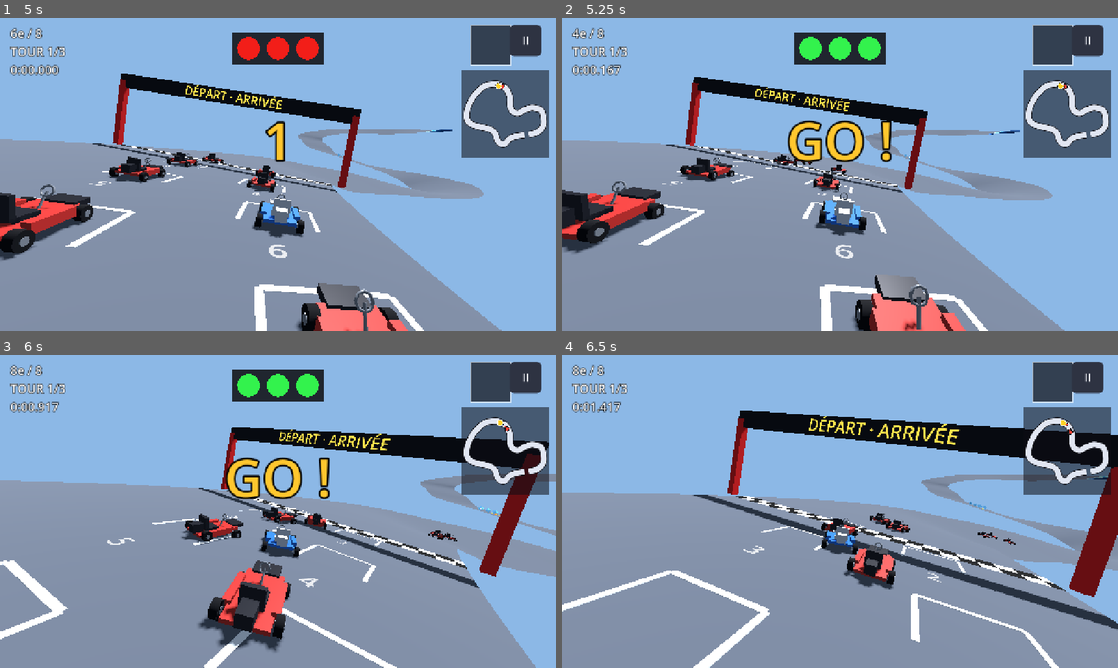
Above: before the commit, frames 1-4 (two rows, left to right).
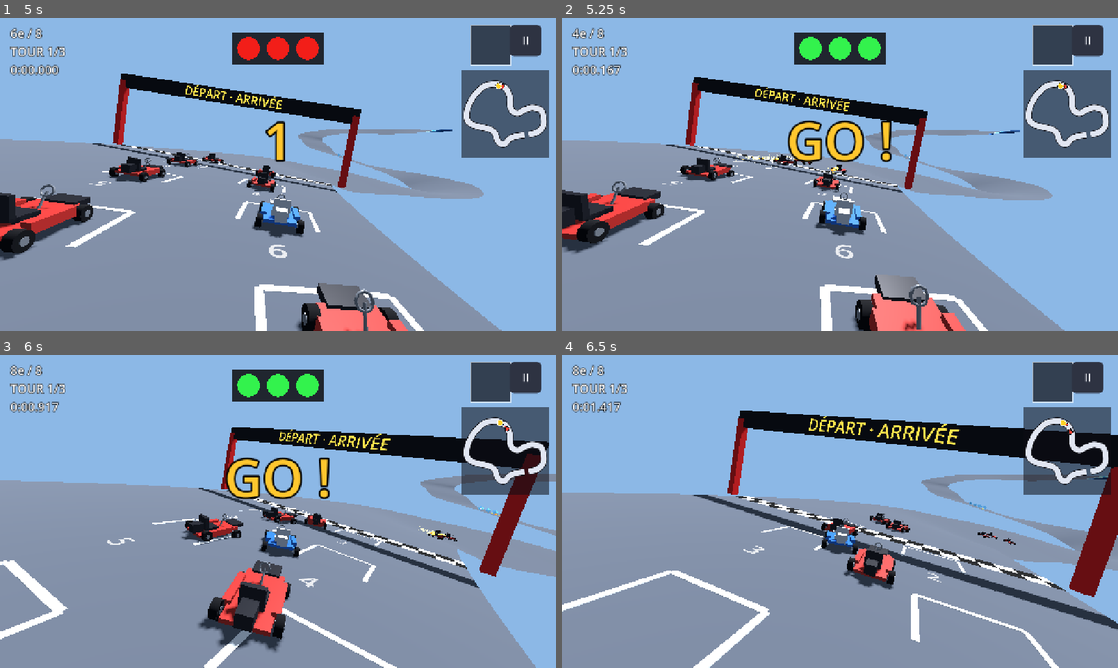
Above: after the commit, the same moments.

Repository: Ajustor/superKart
Game: Godot game, scene res://scenes/race.tscn
The game is run twice, just before and just after one commit, with the same random seed, the same clock (stepped at 60 frames per second) and the same inputs. This scene is started directly instead of the project's main scene.
Inputs (mouse positions are in pixels of both pictures, inside the frame that each line leads up to):
- Up to frame 1 (5 s): tap Enter at 0.5 s; move the mouse to (400, 158) at 0.52 s; hold Right (steer_right) 0.53-1.25 s; hold Space (drift) 0.53-1.25 s; click (400, 158) at 0.67 s; tap Up (throttle) at 0.8, 3.8 s; click "II" at 1.25 s; click "Recommencer" at 2 s; drag from (166, 190) to (250, 237) at 2.77 s; tap Space (drift) at 3.5 s; move the mouse to (333, 105) at 3.52 s; hold Right (steer_right) 3.53-4.25 s; hold Space (drift) 3.53-4.25 s; drag from (250, 237) to (111, 127) at 4.27 s
- Up to frame 2 (5.25 s): move the mouse to (1006, 221) at 5.02 s; hold Left (steer_left) from 5.03 s (still down); hold Up (throttle) from 5.03 s (still down); tap Ctrl (use_item) at 5.1 s
- Up to frame 3 (6 s): release Left (steer_left) at 5.75 s; release Up (throttle) at 5.75 s; drag from (111, 464) to (194, 433) at 5.77 s
- Up to frame 4 (6.5 s): no input

Frame 1 is identical in both runs. In frame 2, less than 0.1% of the frame differs, in the area x 30-50%, y 43-50%; in frame 3, less than 0.1%; in frame 4, nothing differs.

Commit message:
Dérapage façon Mario Kart
- Un appui sur DRIFT fait toujours sauter le kart ; c'est pendant le saut
  qu'on choisit son côté. Sans direction à l'atterrissage, ce n'était qu'un
  saut. Bouton tenu sans braquer : un seul saut, pas de sautillement.
- Serrer le virage charge le mini-turbo plus vite ; contre-braquer le
  charge au ralenti (55 %).
- Contre-braquer élargit la glisse au lieu de la casser : seuls la vitesse
  et les murs l'interrompent.
- Chaque palier franchi est annoncé : un « ding » plus aigu de palier en
  palier, une gerbe d'étincelles plus fournie. Un souffle au lâcher.
- Flammes aux pots pendant un turbo, de la couleur de sa force.

Co-Authored-By: Claude Opus 5.5 <noreply@anthropic.com>
Claude-Session: https://claude.ai/code/session_01MSZmi6hTcr7pxStusqEuw9

Diff:
--- a/scripts/audio/race_sounds.gd
+++ b/scripts/audio/race_sounds.gd
@@ -64,7 +64,19 @@
 	# plus haut aurait retardé tout le reste.
 	if _session.entries.is_empty():
 		await _session.grille_prete
-	_session.entries[0].kart.figure.connect(func() -> void: _jouer_objet(_session.entries[0], _figure))
+	var joueur := _session.entries[0]
+	joueur.kart.figure.connect(func() -> void: _jouer_objet(joueur, _figure))
+	# Un « ding » à chaque palier de glisse, plus aigu de palier en palier,
+	# puis un souffle au lâcher.
+	var dings := [
+		Synth.notes([[1047.0, 0.07]], 0.3),
+		Synth.notes([[1319.0, 0.07]], 0.33),
+		Synth.notes([[1568.0, 0.05], [2093.0, 0.08]], 0.36),
+	]
+	var souffle := Synth.notes([[392.0, 0.03], [523.0, 0.03], [784.0, 0.1]], 0.35)
+	joueur.kart.motor.palier_atteint.connect(func(p: int) -> void:
+		_jouer_objet(joueur, dings[mini(p, 3) - 1]))
+	joueur.kart.motor.mini_turbo.connect(func(_p: int) -> void: _jouer_objet(joueur, souffle))
 
 
 ## Seulement pour le joueur : entendre sept adversaires ramasser des boîtes ne
--- a/scripts/kart/kart_motor.gd
+++ b/scripts/kart/kart_motor.gd
@@ -35,6 +35,14 @@
 ## Temps restant en tête-à-queue. Un compteur et non une machine à états de
 ## plus, comme le prévoyait la spec : l'état STUNNED existait déjà.
 var stun_timer: float = 0.0
+## Un palier de charge vient d'être franchi pendant la glisse : les
+## étincelles changent de couleur, un son l'annonce.
+signal palier_atteint(palier: int)
+## Une glisse relâchée assez chargée : le mini-turbo part.
+signal mini_turbo(palier: int)
+
+var palier_courant: int = 0
+var _derapage_avant: bool = false
 var _drift_locked_out: bool = false   ## une glisse cassée bloque jusqu'au relâchement
 
 
@@ -49,6 +57,11 @@
 
 
 func step(cmd: KartCommand, delta: float) -> void:
+	_pas(cmd, delta)
+	_derapage_avant = cmd.drift
+
+
+func _pas(cmd: KartCommand, delta: float) -> void:
 	boost_timer = maxf(boost_timer - delta, 0.0)
 	if boost_timer == 0.0:
 		# Sans ça, la force d'un palier 3 terminé s'appliquerait au turbo
@@ -119,36 +132,52 @@
 	heading = velocity_dir
 
 
+## Un appui sur DRIFT fait toujours sauter le kart, braquage ou pas : c'est
+## pendant le saut qu'on choisit son côté, comme dans Mario Kart. Sans
+## direction à l'atterrissage, ce n'était qu'un saut.
+##
+## Tenu sans braquer, le bouton ne refait pas sauter en boucle : seul un
+## nouvel appui, ou un braquage bouton tenu, lance un saut.
 func _try_enter_drift(cmd: KartCommand) -> void:
 	if not cmd.drift:
 		return
 	if _drift_locked_out:
 		return
-	if absf(cmd.steer) < STEER_DEADZONE:
-		return
 	if speed < stats.min_drift_speed:
+		return
+	var braque := absf(cmd.steer) >= STEER_DEADZONE
+	if not braque and _derapage_avant:
 		return
 	state = State.HOP
 	hop_timer = stats.hop_duration
-	drift_dir = 1 if cmd.steer > 0.0 else -1
+	drift_dir = (1 if cmd.steer > 0.0 else -1) if braque else 0
 
 
 func _update_hop(cmd: KartCommand, delta: float) -> void:
+	# Le côté se choisit jusqu'à l'atterrissage : le dernier braquage l'emporte.
+	if absf(cmd.steer) >= STEER_DEADZONE:
+		drift_dir = 1 if cmd.steer > 0.0 else -1
 	hop_timer -= delta
 	if hop_timer > 0.0:
 		return
-	if cmd.drift:
+	if cmd.drift and drift_dir != 0:
 		state = State.DRIFT
 		hop_timer = 0.0
 		drift_charge = 0.0
 		drift_angle = 0.0
+		palier_courant = 0
 	else:
+		# Un simple saut. Bouton encore tenu : il faudra le relâcher pour en
+		# refaire un, sans quoi le kart sautillerait tout seul.
+		if cmd.drift:
+			_drift_locked_out = true
 		_end_drift()
 
 
 ## Retour en adhérence, sans turbo. Utilisé par les annulations.
 func _end_drift() -> void:
 	state = State.GRIP
+	palier_courant = 0
 	drift_dir = 0
 	drift_charge = 0.0
 	drift_angle = 0.0
@@ -175,7 +204,12 @@
 	velocity_dir += float(drift_dir) * stats.drift_turn_rate * courbure * delta
 	heading = velocity_dir + float(drift_dir) * drift_angle
 
-	drift_charge += delta
+	# Serrer le virage charge plus vite ; contre-braquer, plus lentement.
+	drift_charge += delta * lerpf(stats.charge_au_contre_braquage, 1.0, t)
+	var palier := tier_for_charge(drift_charge)
+	if palier > palier_courant:
+		palier_courant = palier
+		palier_atteint.emit(palier)
 
 	if not cmd.drift:
 		_release_drift()
@@ -187,8 +221,10 @@
 
 
 ## Une glisse cassée ne rapporte rien, quel que soit son niveau de charge.
-func _drift_is_broken(inward: float) -> bool:
-	return speed < stats.min_drift_speed or inward < -0.8
+## Seule la vitesse la casse (ou un mur) : contre-braquer élargit la glisse,
+## il ne l'interrompt pas — c'est ce qui permet de la tenir tout un virage.
+func _drift_is_broken(_inward: float) -> bool:
+	return speed < stats.min_drift_speed
 
 
 ## Nombre de paliers franchis pour une charge donnée. 0 = aucun turbo.
@@ -213,6 +249,7 @@
 		# turbo encore en cours.
 		boost_timer = maxf(boost_timer, stats.boost_durations[tier - 1])
 		boost_multiplier = maxf(boost_multiplier, stats.boost_speed_multipliers[tier - 1])
+		mini_turbo.emit(tier)
 	_end_drift()
 
 
--- a/scripts/kart/kart_stats.gd
+++ b/scripts/kart/kart_stats.gd
@@ -38,6 +38,12 @@
 ## invisible, à 15 cm. Le début de la glisse coïncide toujours avec
 ## l'atterrissage, puisque hop_impulse est dérivée de cette durée.
 @export var hop_duration: float = 0.20
+
+## La charge du mini-turbo monte plus vite quand on serre le virage : braquer
+## vers l'intérieur la fait monter à plein régime (1), contre-braquer au
+## ralenti. C'est le cœur du dérapage de Mario Kart : la glisse serrée est
+## plus difficile à tenir, elle rapporte plus vite.
+@export var charge_au_contre_braquage: float = 0.55
 
 @export_group("Dérapage — apparence")
 ## Ces trois-là ne touchent que l'angle affiché de la caisse, pas la
--- a/scripts/kart/kart_visuals.gd
+++ b/scripts/kart/kart_visuals.gd
@@ -29,6 +29,8 @@
 var _figure: float = -1.0
 const DUREE_FIGURE := 0.45
 var _poussiere: CPUParticles3D
+var _flammes: CPUParticles3D
+var _matiere_flammes: StandardMaterial3D
 
 
 func _ready() -> void:
@@ -50,6 +52,8 @@
 	_kart.figure.connect(func() -> void: _figure = 0.0)
 	_poussiere = _creer_poussiere()
 	add_child(_poussiere)
+	_flammes = _creer_flammes()
+	add_child(_flammes)
 
 
 func _process(delta: float) -> void:
@@ -58,6 +62,7 @@
 	_update_sparks(motor)
 	# De la poussière sous les roues hors piste : on sent qu'on y perd.
 	_poussiere.emitting = motor.on_offroad and _kart.au_sol and absf(motor.speed) > 5.0
+	_update_flammes(motor)
 
 
 func _update_lean(motor: KartMotor, delta: float) -> void:
@@ -94,6 +99,9 @@
 	var color: Color = TIER_COLORS[mini(tier, TIER_COLORS.size()) - 1]
 	if _spark_material.albedo_color != color:
 		_spark_material.albedo_color = color
+	# Plus le palier est haut, plus la gerbe est fournie : on la lit du coin
+	# de l'œil, sans regarder la couleur.
+	_sparks.amount_ratio = [0.35, 0.7, 1.0][mini(tier, 3) - 1]
 
 
 ## Peu de particules, calculées par le processeur : quelques nuages beiges
@@ -128,3 +136,50 @@
 	forme.material = matiere
 	p.mesh = forme
 	return p
+
+
+## Des flammes aux pots d'échappement pendant un turbo, de la couleur de sa
+## force : bleu pour un petit mini-turbo, orange pour un moyen ou un
+## champignon, magenta pour le plus fort.
+func _update_flammes(motor: KartMotor) -> void:
+	var turbo := motor.boost_timer > 0.0
+	_flammes.emitting = turbo
+	if not turbo:
+		return
+	var couleur: Color = TIER_COLORS[0]
+	if motor.boost_multiplier >= 1.45:
+		couleur = TIER_COLORS[2]
+	elif motor.boost_multiplier >= 1.3:
+		couleur = TIER_COLORS[1]
+	_matiere_flammes.albedo_color = couleur
+
+
+func _creer_flammes() -> CPUParticles3D:
+	var p := CPUParticles3D.new()
+	p.emitting = false
+	p.amount = 24
+	p.lifetime = 0.18
+	p.position = Vector3(0.0, 0.45, 1.05)
+	p.direction = Vector3(0.0, 0.1, 1.0)
+	p.spread = 12.0
+	p.initial_velocity_min = 5.0
+	p.initial_velocity_max = 8.0
+	p.gravity = Vector3.ZERO
+	p.scale_amount_min = 0.5
+	p.scale_amount_max = 0.9
+	var courbe := Curve.new()
+	courbe.add_point(Vector2(0.0, 1.0))
+	courbe.add_point(Vector2(1.0, 0.2))
+	p.scale_amount_curve = courbe
+	var forme := SphereMesh.new()
+	forme.radius = 0.16
+	forme.height = 0.32
+	forme.radial_segments = 6
+	forme.rings = 3
+	_matiere_flammes = StandardMaterial3D.new()
+	_matiere_flammes.shading_mode = BaseMaterial3D.SHADING_MODE_UNSHADED
+	_matiere_flammes.blend_mode = BaseMaterial3D.BLEND_MODE_ADD
+	_matiere_flammes.albedo_color = TIER_COLORS[0]
+	forme.material = _matiere_flammes
+	p.mesh = forme
+	return p
--- a/tests/test_kart_motor.gd
+++ b/tests/test_kart_motor.gd
@@ -143,12 +143,39 @@
 	assert_eq(motor.drift_dir, -1, "le sens ne change pas en cours de glisse")
 
 
-func test_pas_de_derapage_sans_braquage() -> void:
-	cmd.throttle = 1.0
-	_run(5.0)
-	cmd.drift = true
-	_run(0.5)
-	assert_eq(motor.state, KartMotor.State.GRIP, "le dérapage exige un braquage")
+func test_sans_braquage_ce_n_est_qu_un_saut() -> void:
+	cmd.throttle = 1.0
+	_run(5.0)
+	cmd.drift = true
+	motor.step(cmd, 1.0 / 60.0)
+	assert_eq(motor.state, KartMotor.State.HOP, "un appui fait toujours sauter, comme dans Mario Kart")
+	_run(0.5)
+	assert_eq(motor.state, KartMotor.State.GRIP, "sans direction à l'atterrissage, pas de glisse")
+
+
+func test_le_cote_se_choisit_pendant_le_saut() -> void:
+	cmd.throttle = 1.0
+	_run(5.0)
+	cmd.drift = true
+	motor.step(cmd, 1.0 / 60.0)
+	cmd.steer = -1.0          # on braque une fois en l'air
+	_run(stats.hop_duration + 0.1)
+	assert_eq(motor.state, KartMotor.State.DRIFT)
+	assert_eq(motor.drift_dir, -1, "le braquage pendant le saut décide du côté")
+
+
+func test_bouton_tenu_sans_braquer_le_kart_ne_sautille_pas() -> void:
+	cmd.throttle = 1.0
+	_run(5.0)
+	cmd.drift = true
+	var sauts := 0
+	var avant := motor.state
+	for i in 120:
+		motor.step(cmd, 1.0 / 60.0)
+		if motor.state == KartMotor.State.HOP and avant != KartMotor.State.HOP:
+			sauts += 1
+		avant = motor.state
+	assert_eq(sauts, 1, "un seul saut par appui")
 
 
 func test_pas_de_derapage_sous_la_vitesse_minimale() -> void:
@@ -187,9 +214,8 @@
 
 func test_l_angle_de_glisse_reste_dans_la_fourchette() -> void:
 	_enter_drift(1)
-	# On reste au-dessus de -0.8 : au-delà, le contre-braquage annule la glisse
-	# et l'angle retombe à zéro (cf. Task 8).
-	for braquage in [-0.7, -0.3, 0.0, 0.5, 1.0]:
+	# Le contre-braquage ne casse plus la glisse : toute la plage compte.
+	for braquage in [-1.0, -0.7, -0.3, 0.0, 0.5, 1.0]:
 		cmd.steer = braquage
 		_run(0.5)
 		var degres := rad_to_deg(motor.drift_angle)
@@ -301,13 +327,36 @@
 		"à gauche, la caisse se décale du côté opposé")
 
 
-func test_le_contre_braquage_annule_le_derapage_sans_turbo() -> void:
-	_enter_drift(1)
-	_run(stats.drift_tiers[2] + 0.5)
+func test_le_contre_braquage_elargit_la_glisse_sans_la_casser() -> void:
+	_enter_drift(1)
 	cmd.steer = -1.0
-	_run(0.2)
-	assert_eq(motor.state, KartMotor.State.GRIP, "contre-braquer casse la glisse")
-	assert_eq(motor.boost_timer, 0.0, "une glisse cassée ne rapporte rien, même chargée à fond")
+	var depart := motor.velocity_dir
+	_run(0.5)
+	assert_eq(motor.state, KartMotor.State.DRIFT, "contre-braquer élargit, comme dans Mario Kart")
+	assert_gt(motor.velocity_dir, depart, "la glisse tourne toujours du même côté, plus large")
+
+
+func test_serrer_le_virage_charge_plus_vite() -> void:
+	_enter_drift(1)
+	cmd.steer = 1.0
+	motor.drift_charge = 0.0
+	_run(0.5)
+	var serre := motor.drift_charge
+	cmd.steer = -1.0
+	motor.drift_charge = 0.0
+	_run(0.5)
+	assert_gt(serre, motor.drift_charge * 1.5, "vers l'intérieur, le mini-turbo se charge nettement plus vite")
+
+
+func test_chaque_palier_franchi_est_annonce() -> void:
+	watch_signals(motor)
+	_enter_drift(1)
+	cmd.steer = 1.0
+	_run(stats.drift_tiers[2] + 0.2)
+	assert_signal_emit_count(motor, "palier_atteint", 3, "un signal par palier, pas un par image")
+	cmd.drift = false
+	motor.step(cmd, 1.0 / 60.0)
+	assert_signal_emitted_with_parameters(motor, "mini_turbo", [3])
 
 
 func test_tomber_sous_la_vitesse_minimale_annule_le_derapage() -> void:
@@ -353,7 +402,9 @@
 
 func test_une_glisse_cassee_exige_de_relacher_avant_d_en_relancer_une() -> void:
 	_enter_drift(1)
-	cmd.steer = -1.0
+	# Un mur pris de face casse la glisse.
+	var devant := Vector3(sin(motor.velocity_dir), 0.0, -cos(motor.velocity_dir))
+	motor.heurter_mur(-devant)
 	_run(0.5)
 	assert_eq(motor.state, KartMotor.State.GRIP,
 		"bouton toujours tenu : la glisse cassée ne se relance pas")
